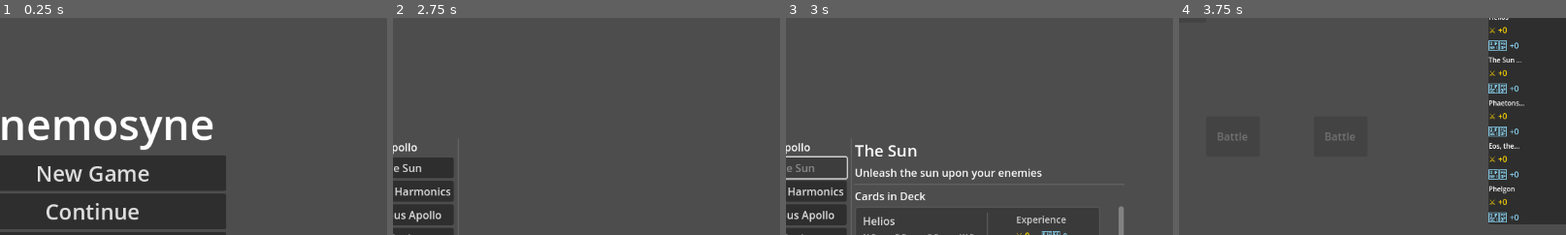
Above: before the commit, frames 1-4 (left to right).
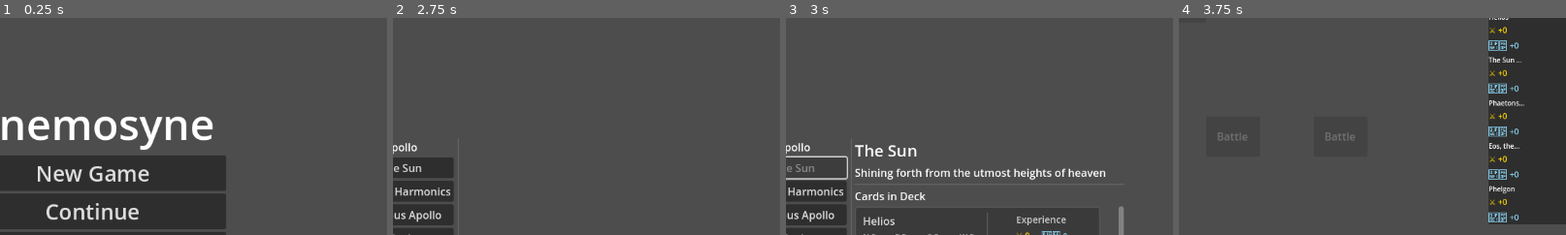
Above: after the commit, the same moments.

Repository: leslieharding/Mnemosyne
Game: Godot game, scene res://Scenes/MainMenu.tscn
Same seed, same stepped clock (60 frames per second), same inputs: the game is played once before the commit and once after it.
Inputs:
- Up to frame 1 (0.25 s): no input
- Up to frame 2 (2.75 s): click "New Game" at 0.5 s; click "New Game" at 1.25 s; click "Apollo" at 2 s
- Up to frame 3 (3 s): click "The Sun" at 2.75 s
- Up to frame 4 (3.75 s): click "Start Game" at 3.5 s
The pictures show only the part of the screen within x 38-88%, y 8-58%; the shares and areas given below are measured in that part.

Frames 1-2 are identical in both runs. In frame 3, 1.5% of the frame differs, in the area x 17-83%, y 69-75%; in frame 4, nothing differs.

Commit message:
global exp tracking

Diff:
--- a/Resources/Collections/Apollo.tres
+++ b/Resources/Collections/Apollo.tres
@@ -112,7 +112,7 @@
 [sub_resource type="Resource" id="Resource_tn03x"]
 script = ExtResource("2_w7xgs")
 deck_name = "The Sun"
-deck_description = "Unleash the sun upon your enemies"
+deck_description = "Shining forth from the utmost heights of heaven"
 card_indices = Array[int]([0, 1, 2, 3, 4])
 metadata/_custom_type_script = "uid://c4u8pww3jsm12"
 
--- a/Scripts/apollo.gd
+++ b/Scripts/apollo.gd
@@ -195,18 +195,15 @@
 	exp_title.horizontal_alignment = HORIZONTAL_ALIGNMENT_CENTER
 	right_side.add_child(exp_title)
 
-	# Get experience data from GlobalProgressTracker if it exists
+	# Get experience data from GlobalProgressTracker
 	var capture_exp = 0
 	var defense_exp = 0
 
-	# TODO: Replace this with actual GlobalProgressTracker call when implemented
-	# For now, we'll show placeholder values or load from a simple system
-	if has_node("/root/GlobalProgressTracker"):
-		var progress_tracker = get_node("/root/GlobalProgressTracker")
-		if progress_tracker.has_method("get_card_total_experience"):
-			var exp_data = progress_tracker.get_card_total_experience("Apollo", card_index)
-			capture_exp = exp_data.get("capture_exp", 0)
-			defense_exp = exp_data.get("defense_exp", 0)
+	if has_node("/root/GlobalProgressTrackerAutoload"):
+		var progress_tracker = get_node("/root/GlobalProgressTrackerAutoload")
+		var exp_data = progress_tracker.get_card_total_experience("Apollo", card_index)
+		capture_exp = exp_data.get("capture_exp", 0)
+		defense_exp = exp_data.get("defense_exp", 0)
 
 	# Experience display
 	var exp_container = HBoxContainer.new()
--- /dev/null
+++ b/Scripts/global_progress_tracker.gd
@@ -0,0 +1,81 @@
+# res://Scripts/global_progress_tracker.gd
+extends Node
+class_name GlobalProgressTracker
+
+# Structure: {god_name: {card_index: {capture_exp: X, defense_exp: Y}}}
+var progress_data: Dictionary = {}
+var save_path: String = "user://card_progress.save"
+
+func _ready():
+	load_progress()
+
+# Add experience from a completed run
+func add_run_experience(god_name: String, run_experience: Dictionary):
+	# Ensure the god exists in our data
+	if not god_name in progress_data:
+		progress_data[god_name] = {}
+
+	# Add each card's experience
+	for card_index in run_experience:
+		var card_exp = run_experience[card_index]
+
+		# Ensure this card exists in our data
+		if not card_index in progress_data[god_name]:
+			progress_data[god_name][card_index] = {
+				"capture_exp": 0,
+				"defense_exp": 0
+			}
+
+		# Add the experience
+		progress_data[god_name][card_index]["capture_exp"] += card_exp["capture_exp"]
+		progress_data[god_name][card_index]["defense_exp"] += card_exp["defense_exp"]
+
+	print("Added run experience for ", god_name, ": ", run_experience)
+	save_progress()
+
+# Get total experience for a specific card
+func get_card_total_experience(god_name: String, card_index: int) -> Dictionary:
+	if god_name in progress_data and card_index in progress_data[god_name]:
+		return progress_data[god_name][card_index].duplicate()
+	return {"capture_exp": 0, "defense_exp": 0}
+
+# Get all card experience for a god
+func get_god_progress(god_name: String) -> Dictionary:
+	if god_name in progress_data:
+		return progress_data[god_name].duplicate()
+	return {}
+
+# Save progress to disk
+func save_progress():
+	var save_file = FileAccess.open(save_path, FileAccess.WRITE)
+	if save_file:
+		save_file.store_var(progress_data)
+		save_file.close()
+		print("Progress saved to ", save_path)
+	else:
+		print("Failed to save progress!")
+
+# Load progress from disk
+func load_progress():
+	if FileAccess.file_exists(save_path):
+		var save_file = FileAccess.open(save_path, FileAccess.READ)
+		if save_file:
+			progress_data = save_file.get_var()
+			save_file.close()
+			print("Progress loaded from ", save_path)
+			print("Current progress data: ", progress_data)
+		else:
+			print("Failed to load progress!")
+	else:
+		print("No save file found, starting fresh")
+
+# Clear all progress (for testing or reset)
+func clear_all_progress():
+	progress_data.clear()
+	save_progress()
+
+# Clear progress for a specific god
+func clear_god_progress(god_name: String):
+	if god_name in progress_data:
+		progress_data.erase(god_name)
+		save_progress()
--- a/Scripts/run_summary.gd
+++ b/Scripts/run_summary.gd
@@ -115,6 +115,9 @@
 
 
 func _on_new_run_button_pressed() -> void:
+	# Add run experience to global tracker before clearing
+	save_run_to_global_progress()
+
 	# Clear the run data before starting a new run
 	get_node("/root/RunExperienceTrackerAutoload").clear_run()
 	# Go to god selection
@@ -123,7 +126,24 @@
 
 
 func _on_main_menu_button_pressed() -> void:
+	# Add run experience to global tracker before clearing
+	save_run_to_global_progress()
+
 	# Clear the run data before going to main menu
 	get_node("/root/RunExperienceTrackerAutoload").clear_run()
 	# Go to main menu
 	get_tree().change_scene_to_file("res://Scenes/MainMenu.tscn")
+
+
+# Save the run experience to global progress
+func save_run_to_global_progress():
+	var tracker = get_node("/root/RunExperienceTrackerAutoload")
+	var global_tracker = get_node("/root/GlobalProgressTrackerAutoload")
+
+	# Get all experience from this run
+	var run_exp = tracker.get_all_experience()
+
+	# Add it to the global tracker
+	if run_exp.size() > 0:
+		global_tracker.add_run_experience(god_name, run_exp)
+		print("Saved run experience to global progress for ", god_name)
--- a/project.godot
+++ b/project.godot
@@ -18,6 +18,7 @@
 
 TransitionManagerAutoload="*res://Scripts/transition_manager.gd"
 RunExperienceTrackerAutoload="*res://Scripts/run_experience_tracker.gd"
+GlobalProgressTrackerAutoload="*res://Scripts/global_progress_tracker.gd"
 
 [input]
 
Not shown, added: Scripts/global_progress_tracker.gd.uid
